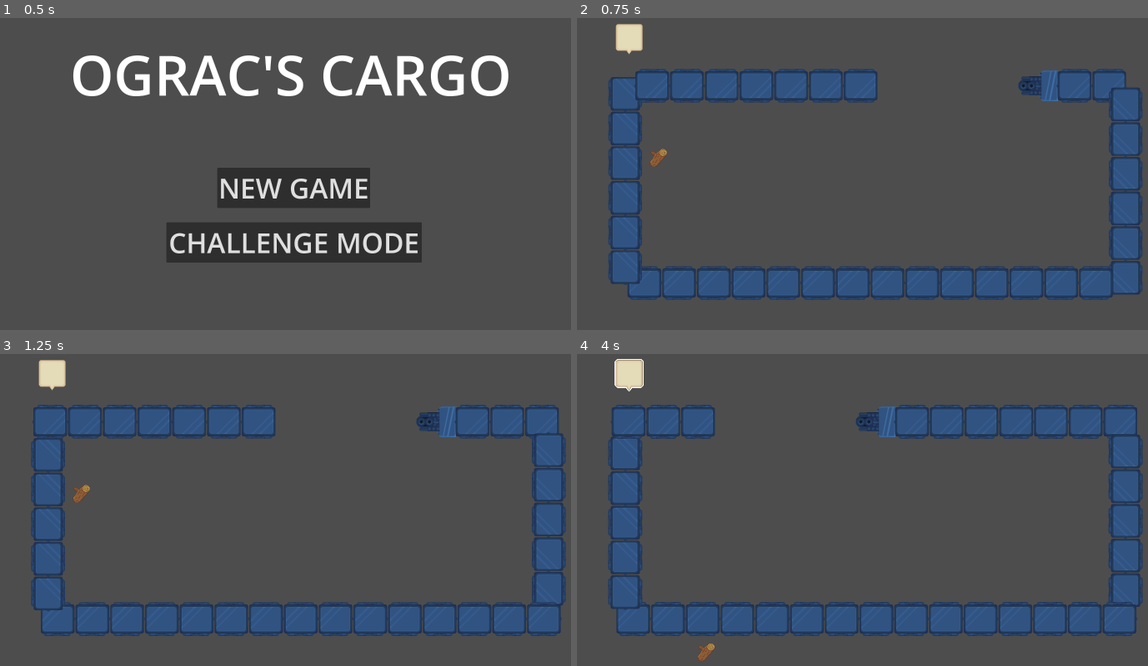
Above: before the commit, frames 1-4 (two rows, left to right).
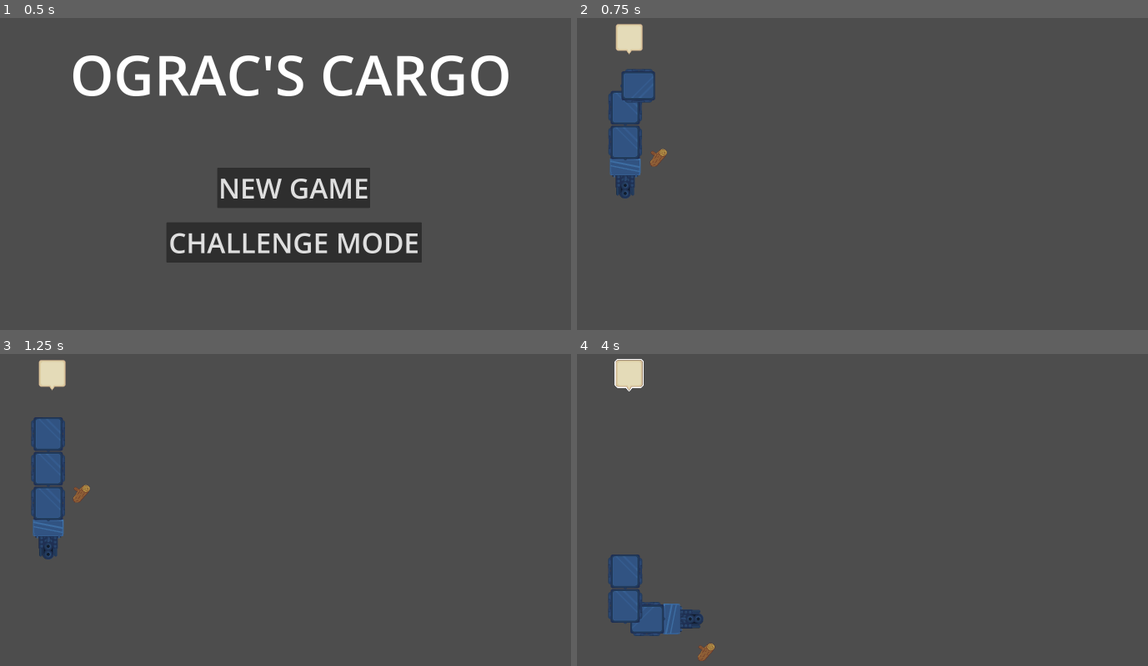
Above: after the commit, the same moments.

Repository: decadentpig/GMTK2025
Game: Godot game, scene res://main_menu.tscn
Two runs of this game, one before a commit and one after it. Both use one fixed random seed, a clock stepped at 60 frames per second and the inputs below.
Inputs (mouse positions are in pixels of both pictures, inside the frame that each line leads up to):
- Up to frame 1 (0.5 s): no input
- Up to frame 2 (0.75 s): click "CHALLENGE MODE" at 0.5 s
- Up to frame 3 (1.25 s): no input
- Up to frame 4 (4 s): move the mouse to (656, 494) at 1.27 s; click (656, 494) at 1.35 s; move the mouse to (594, 550) at 2.02 s; click (594, 550) at 2.1 s; move the mouse to (628, 372) at 2.77 s; click (628, 372) at 2.85 s; move the mouse to (839, 594) at 3.52 s; click (839, 594) at 3.6 s

Frame 1 is identical in both runs. In frame 2, 20% of the frame differs, in the area x 5-99%, y 16-91%; in frame 3, 20%; in frame 4, 21%, in the area x 5-100%, y 16-91%.

Commit message:
Added sprites to global variables

Diff:
--- a/Autoloads/global_variables.gd
+++ b/Autoloads/global_variables.gd
@@ -1,3 +1,10 @@
 extends Node
 
+@onready var wood_sprite = preload("res://Assets/Icon-Wood.png")
+@onready var metal_sprite = preload("res://Assets/Icon-Rock.png")
+@onready var plank_sprite = preload("res://Assets/Icon-Planks.png")
+@onready var ingot_sprite = preload("res://Assets/Icon_Ingot.png")
+@onready var crate_sprite = preload("res://Assets/Icon-Crate.png")
+@onready var shipping_container_sprite = preload("res://Assets/Icon-ShippingContainer.png")
+
 var tutorial_on: bool = true
--- a/Scripts/train_manager.gd
+++ b/Scripts/train_manager.gd
@@ -1,7 +1,7 @@
 extends PathFollow2D
 
 const SPEED = 3
-const DEFAULT_CARRIAGES = 35
+const DEFAULT_CARRIAGES = 3
 const OFFSET = 125
 
 @onready var path2d = get_parent()
Not shown, added: Assets/Scenery-Bush2.png.import
